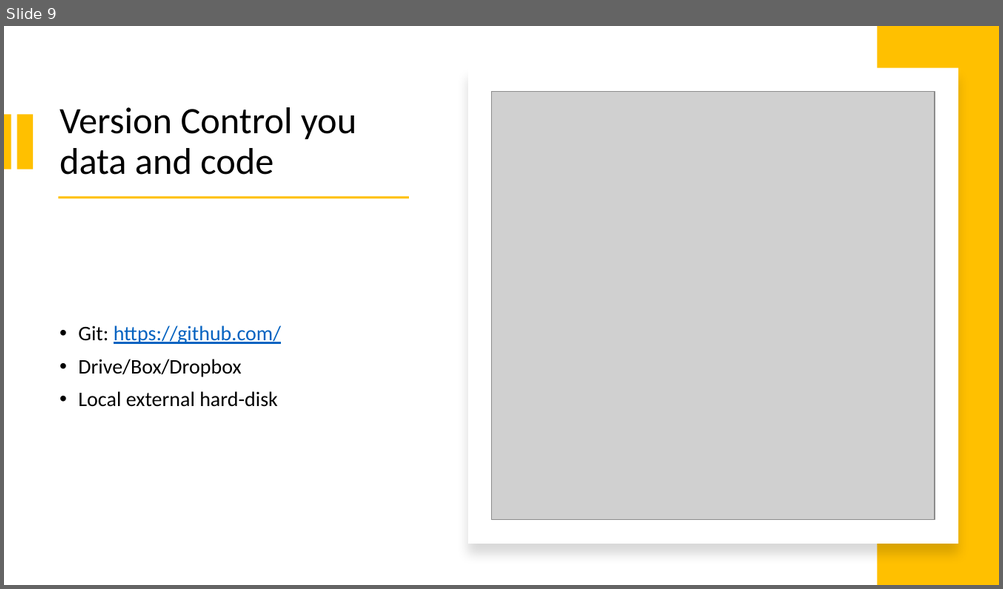
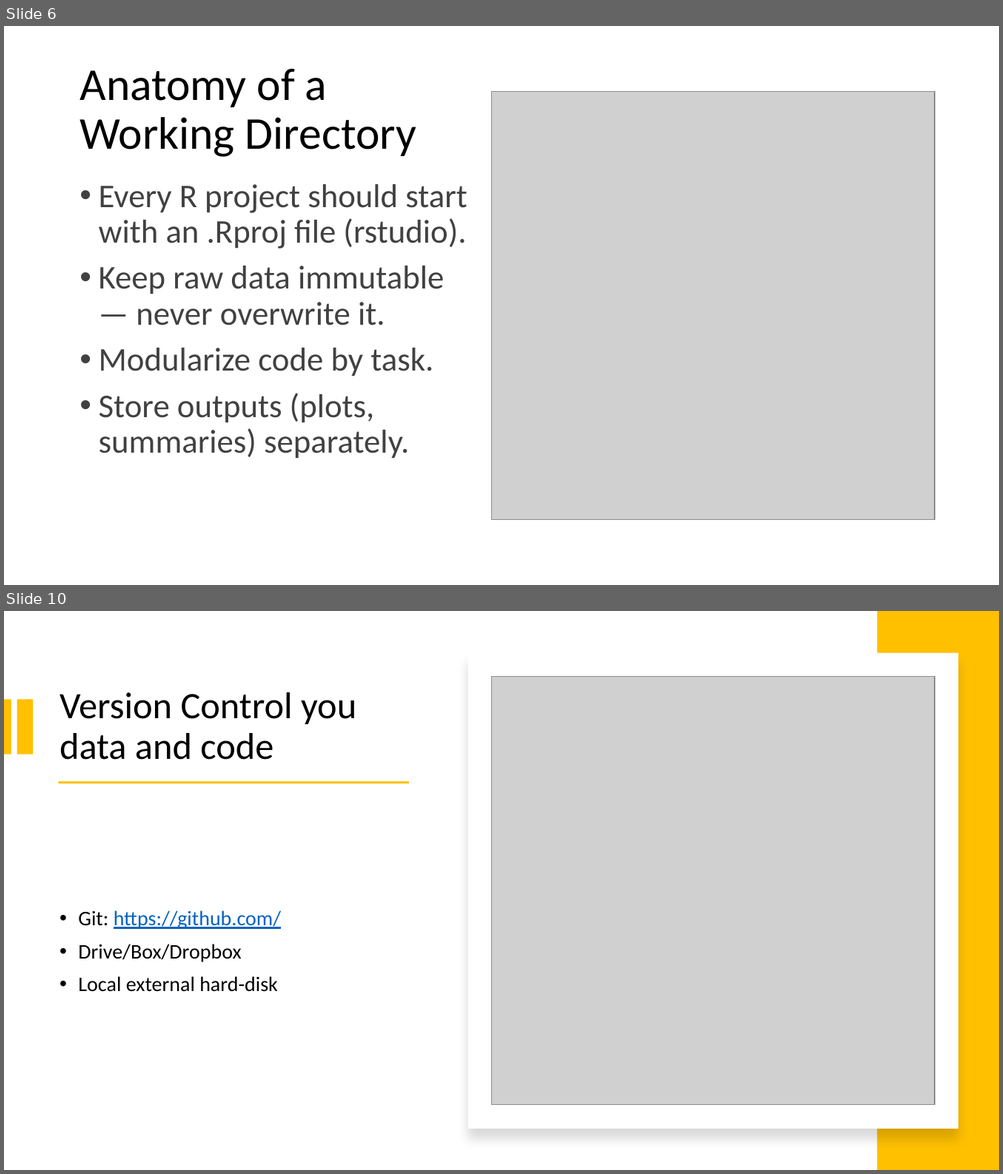
Before and after one commit to EpiPandit/MPM_200, a slide deck: Session 5/R and data management.pptx. Shown one above the other, each under a label of ours: slide 9 before the commit, slides 6 and 10 after it; the slides between them are not shown. The pictures are 1003x589 and 1003x1174 pixels, drawn with LibreOffice and Linux fonts; fonts in the diff are those of the drawing; grey boxes stand for pictures. Boxes give left, top, right and bottom in pixels: in the first picture for what was removed or moved away, otherwise in the second. Text is boxed around its words. In the diff, an @@ line names an element or a change of style, - is before the commit and + after.

Commit message:
start of 2025 course.
Working on private and public branches from here onwards.

```diff
--- a/Session 5/R and data management.pptx
+++ b/Session 5/R and data management.pptx
@@ slide 6 added at [4, 26, 999, 585], background #FFFFFF @@
@@ title added at [79, 68, 416, 157], 44 pt, text #000000 @@
+Anatomy of a Working Directory
@@ picture added at [492, 91, 934, 520] @@
@@ text added at [99, 184, 467, 459], 32 pt, text #414141 @@
+• Every R project should start with an .Rproj file (rstudio).
+• Keep raw data immutable — never overwrite it.
+• Modularize code by task.
+• Store outputs (plots, summaries) separately.
@@ what was slide 9 is now slide 10 @@
```
Also in this commit, not shown: 5 slides changed, 4 other slides added, 7 slides removed, 5 other files.
